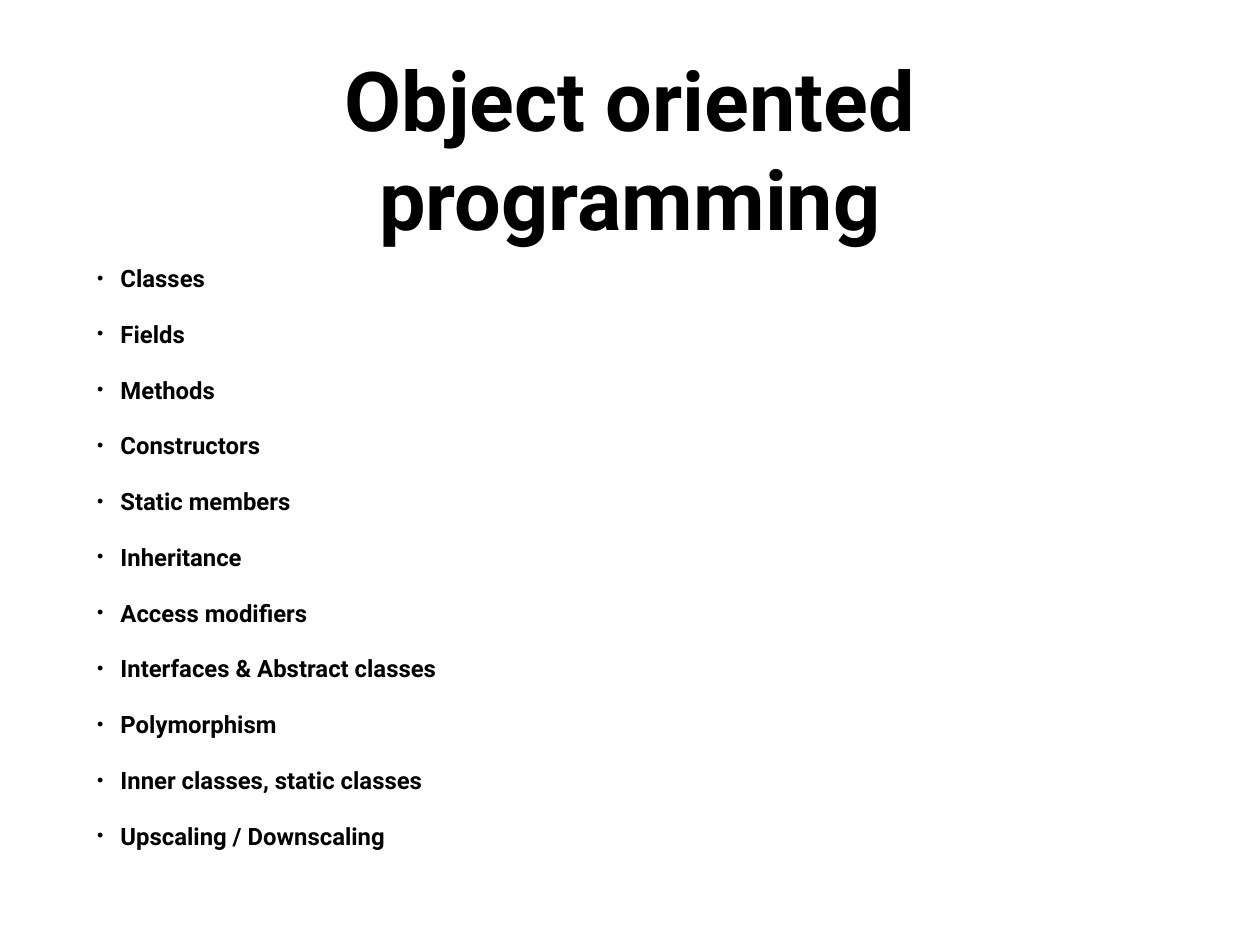
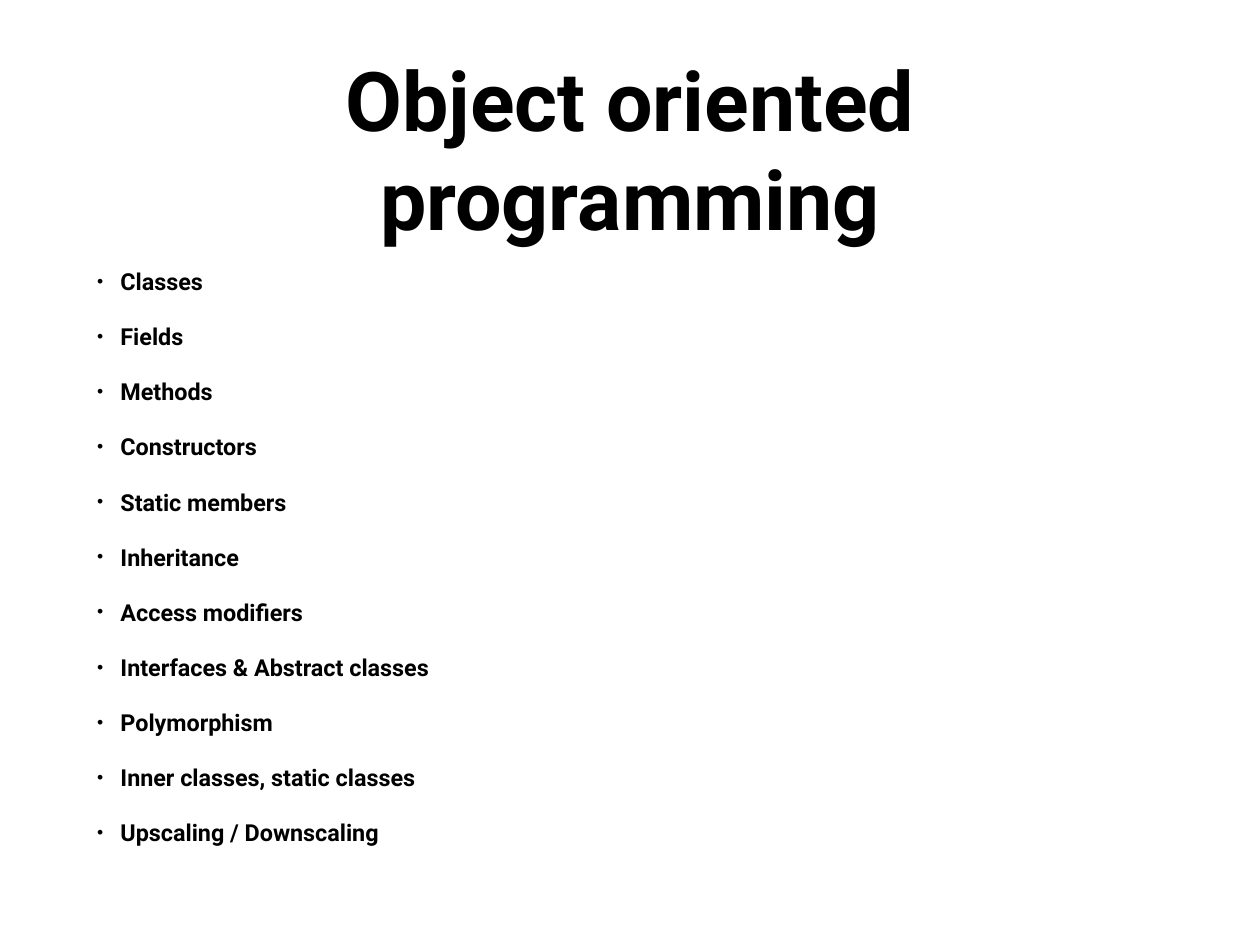
Before and after one commit to PragmaticBG/JavaCourse, a slide deck: slide 14 of 1 Java Basics summary.pptx (slide 13 before the commit). Drawn at 1260x945 pixels with LibreOffice and Linux fonts; fonts in the diff are those of the drawing. Boxes give left, top, right and bottom in pixels: in the first picture for what was removed or moved away, otherwise in the second. Text is boxed around its words. In the diff, an @@ line names an element or a change of style, - is before the commit and + after.

```diff
--- a/1 Java Basics summary.pptx
+++ b/1 Java Basics summary.pptx
@@ title "Object oriented programming" at (346, 69, 914, 247): size 67.2 to 67 pt @@
@@ text "Classes" at (120, 272, 428, 846): size 19.4 to 19 pt @@
```
Also in this commit, not shown: 4 other slides changed, 2 slides added, 3 other files.
